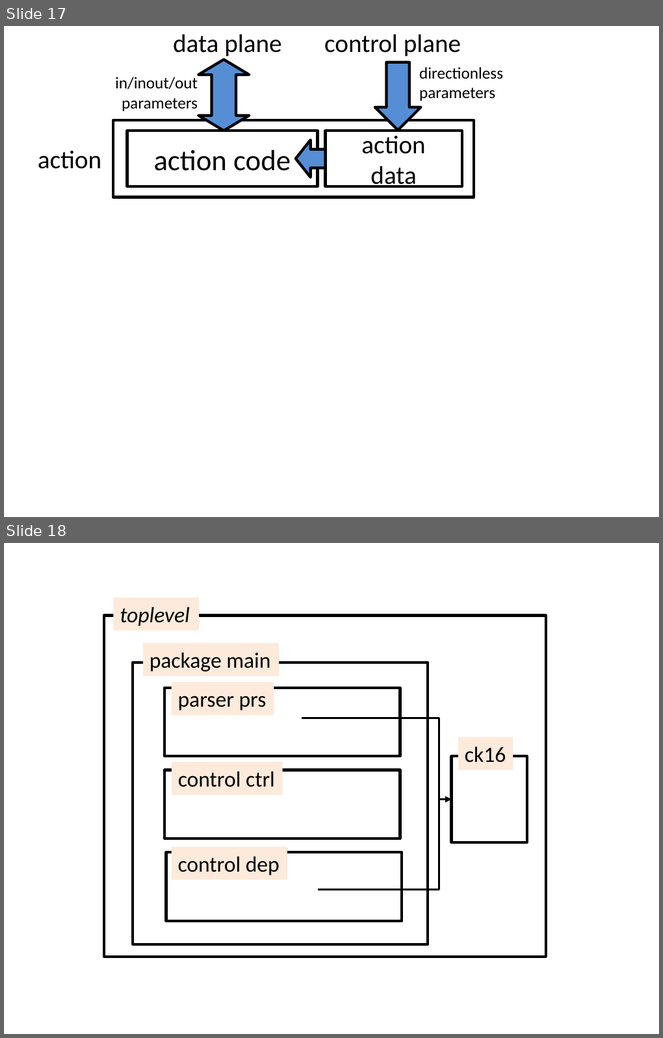
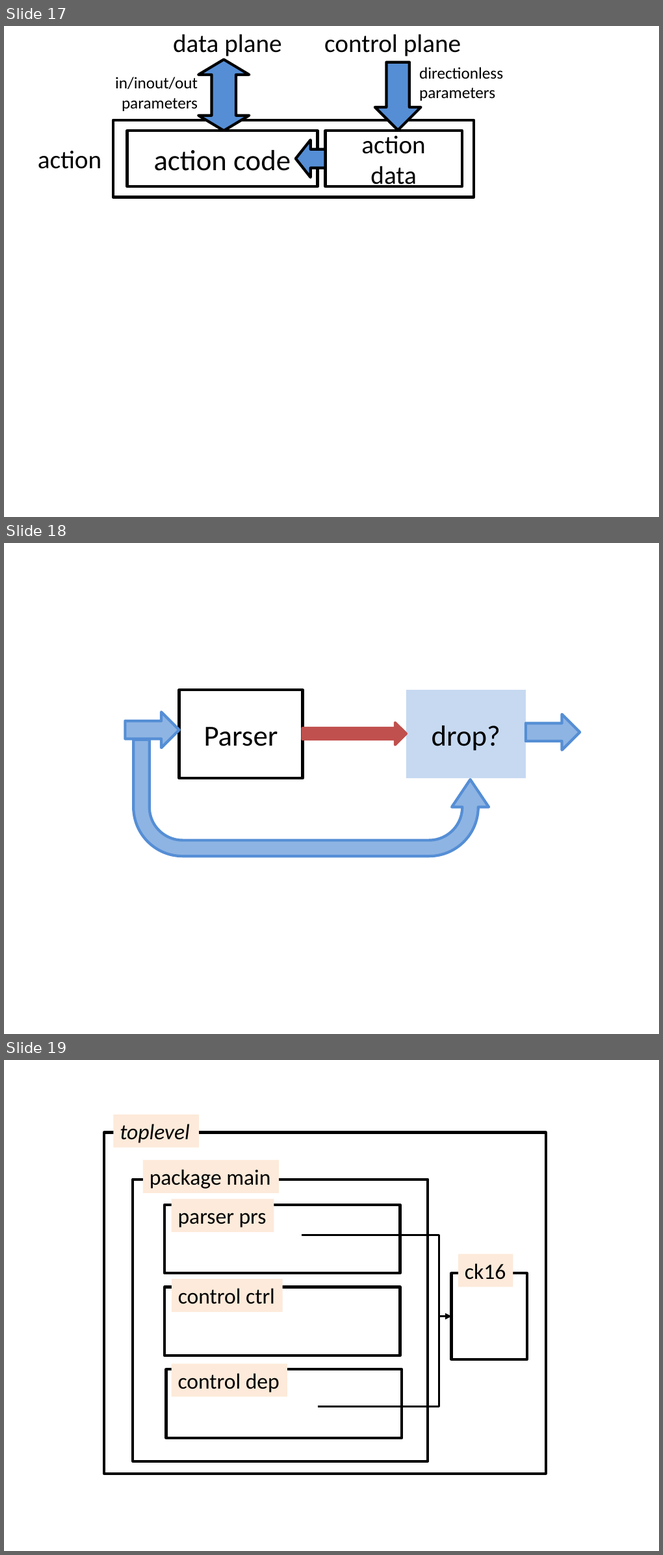
Before and after one commit to p4lang/p4-spec, a slide deck: p4-16/spec/P4-16-draft-spec.pptx. Shown one above the other, each under a label of ours: slides 17 and 18 before the commit, slides 17, 18 and 19 after it. The pictures are 663x1038 and 663x1555 pixels, drawn with LibreOffice and Linux fonts; fonts in the diff are those of the drawing. Boxes give left, top, right and bottom in pixels: in the first picture for what was removed or moved away, otherwise in the second. Text is boxed around its words. In the diff, an @@ line names an element or a change of style, - is before the commit and + after.

```diff
--- a/p4-16/spec/P4-16-draft-spec.pptx
+++ b/p4-16/spec/P4-16-draft-spec.pptx
@@ slide 18 added at (4, 543, 659, 1034), background #FFFFFF @@
@@ rectangle added at (179, 690, 302, 778), outline #000000 3 pt, 32 pt, text #000000 @@
+Parser
@@ rectangle added at (406, 690, 526, 778), fill #C6D9F1, 32 pt, text #000000 @@
+drop?
@@ right arrow added at (125, 712, 180, 748), fill #8EB4E3, outline #558ED5 3 pt @@
@@ right arrow added at (526, 715, 581, 751), fill #8EB4E3, outline #558ED5 3 pt @@
@@ right arrow added at (303, 722, 406, 745), fill #C0504D, outline #C0504D 3 pt @@
@@ uturn arrow added at (134, 739, 489, 856), fill #8EB4E3, outline #558ED5 3 pt @@
@@ what was slide 18 is now slide 19 @@
```
Also in this commit, not shown: 2 slides changed.
